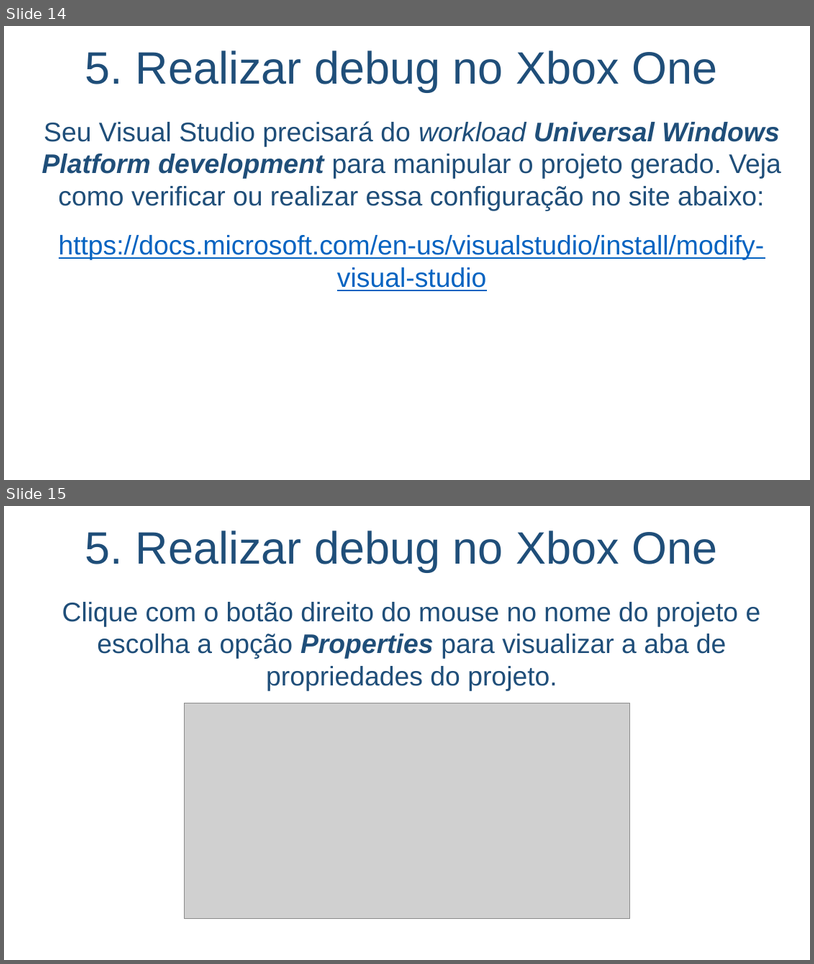
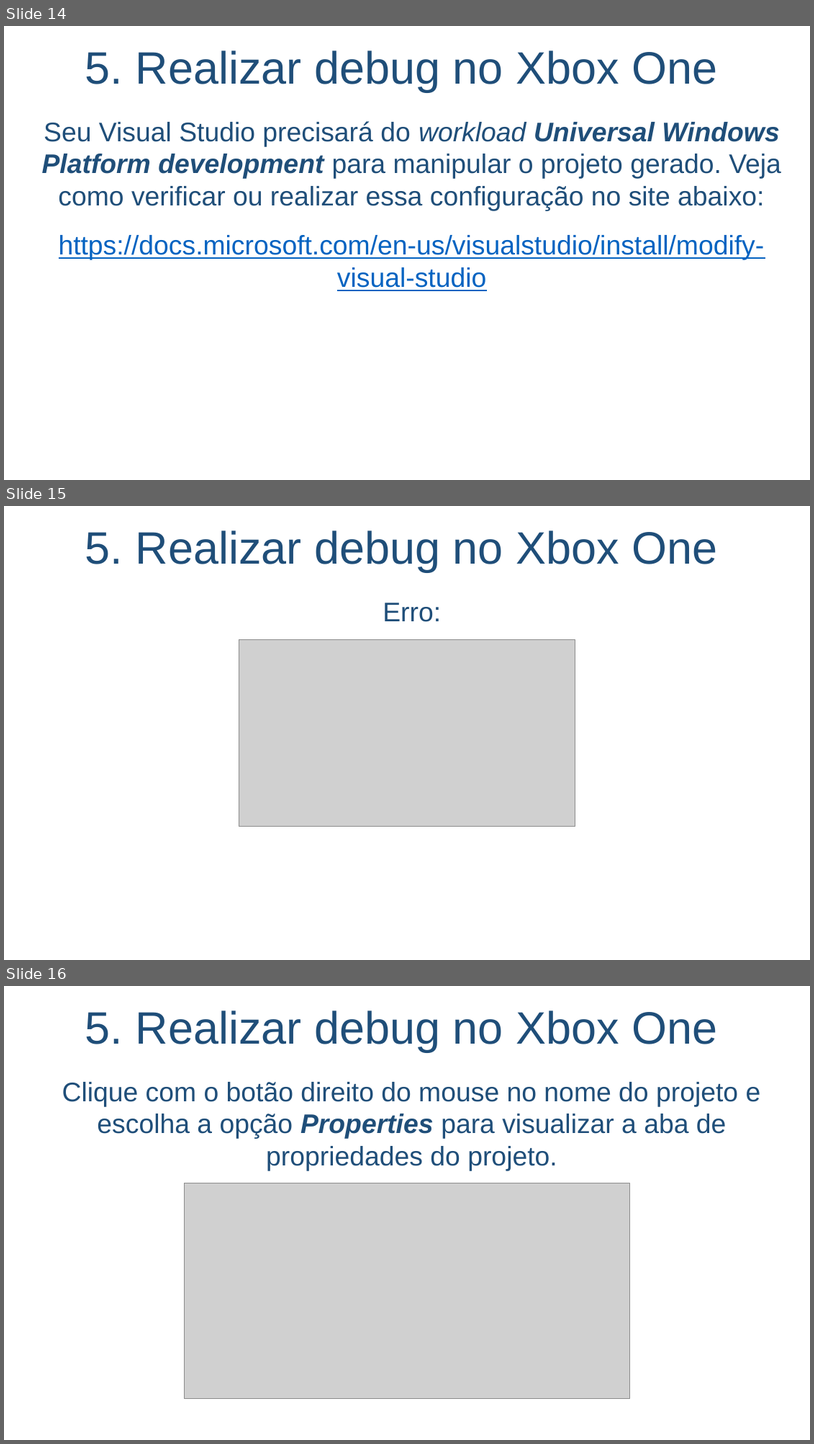
Before and after one commit to salmo-jr/public-slides, a slide deck: building-games-for-XboxOne.pptx. Shown one above the other, each under a label of ours: slides 14 and 15 before the commit, slides 14, 15 and 16 after it. The pictures are 814x964 and 814x1444 pixels, drawn with LibreOffice and Linux fonts; fonts in the diff are those of the drawing; grey boxes stand for pictures; background and template pictures are left out. Boxes give left, top, right and bottom in pixels: in the first picture for what was removed or moved away, otherwise in the second. Text is boxed around its words. In the diff, an @@ line names an element or a change of style, - is before the commit and + after.

```diff
--- a/building-games-for-XboxOne.pptx
+++ b/building-games-for-XboxOne.pptx
@@ slide 15 added at (x1=4, y1=506, x2=810, y2=960), background picture (left out) @@
@@ title added at (x1=85, y1=530, x2=718, y2=572), 54 pt, text #1F4E79 @@
+5. Realizar debug no Xbox One
@@ text added at (x1=383, y1=602, x2=441, y2=622), 32 pt, text #1F4E79 @@
+Erro:
@@ picture added at (x1=239, y1=640, x2=575, y2=826) @@
@@ what was slide 15 is now slide 16 @@
```
Also in this commit, not shown: 2 slides changed.
